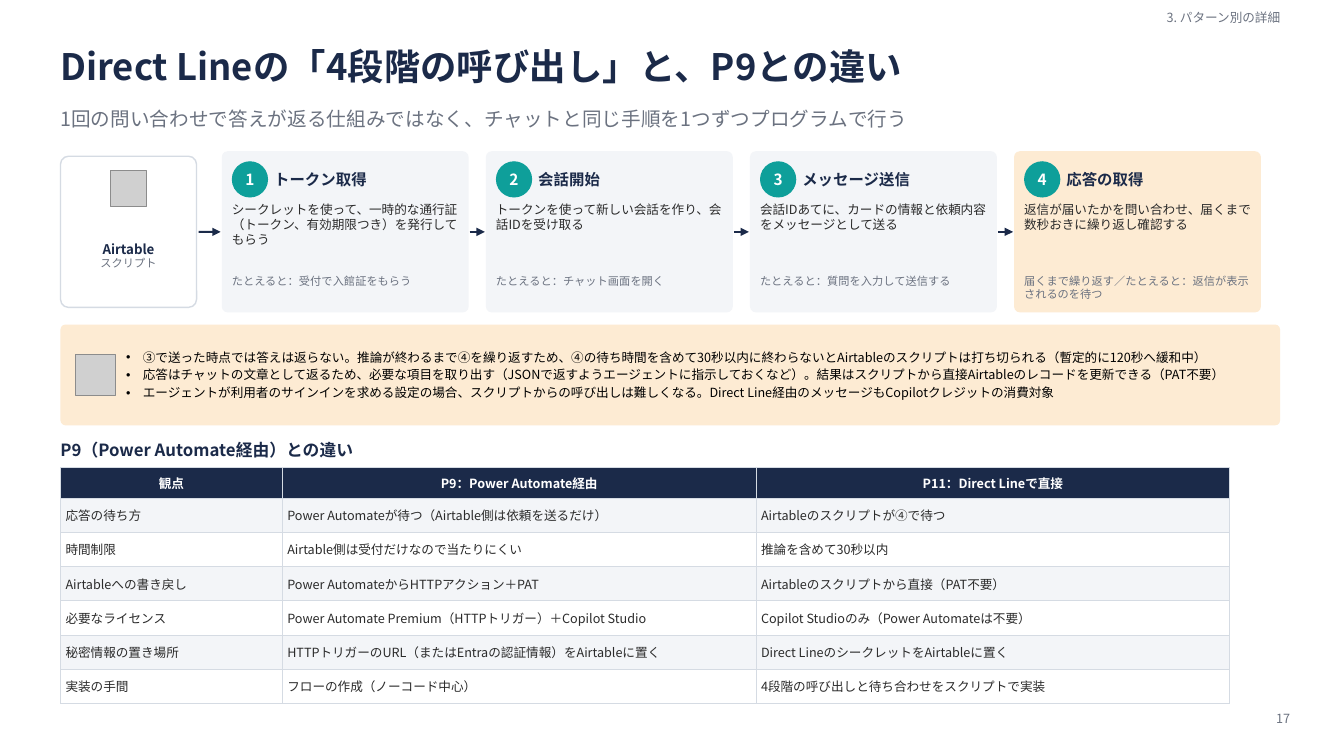
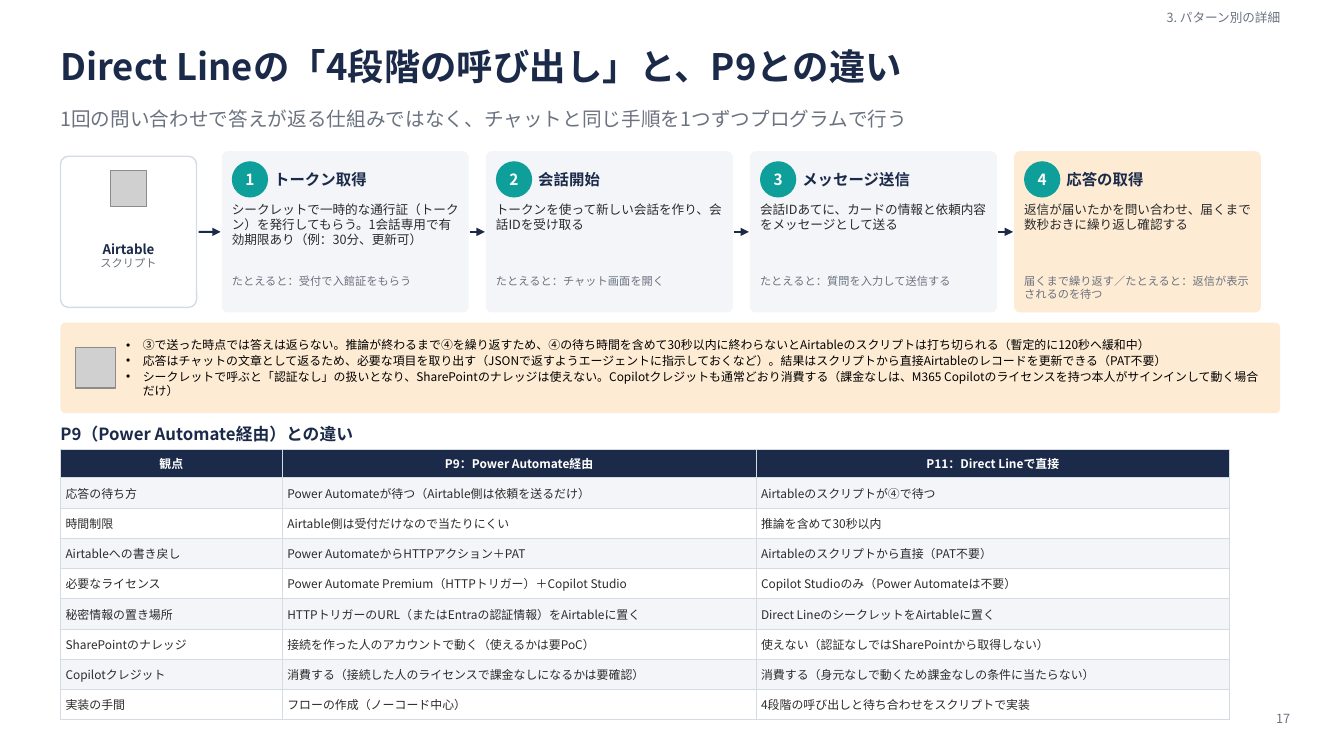
Before and after one commit to audeoinc/share, a slide deck: slide 17 of agent/docs/Airtable×Copilotエージェント連携方式の調査.pptx. Drawn at 1344x756 pixels with LibreOffice and Linux fonts; fonts in the diff are those of the drawing; grey boxes stand for pictures. Boxes give left, top, right and bottom in pixels: in the first picture for what was removed or moved away, otherwise in the second. Text is boxed around its words. In the diff, an @@ line names an element or a change of style, - is before the commit and + after.

```diff
--- a/agent/docs/Airtable×Copilotエージェント連携方式の調査.pptx
+++ b/agent/docs/Airtable×Copilotエージェント連携方式の調査.pptx
@@ text at [232, 203, 459, 245]: text changed @@
-シークレットを使って、一時的な通行証（トークン、有効期限つき）を発行してもらう
+シークレットで一時的な通行証（トークン）を発行してもらう。1会話専用で有効期限あり（例：30分、更新可）
@@ rounded rectangle: place and size @@
-rounded rectangle at [60, 325, 1280, 425]
+rounded rectangle at [60, 323, 1280, 413]
@@ rounded rectangle at [60, 323, 1280, 413]: proportions changed @@
@@ picture: place and size @@
-picture at [76, 355, 116, 395]
+picture at [76, 348, 116, 388]
@@ text at [143, 339, 1167, 366]: size 9 to 8.5 pt in "③で送った時点では答えは返らない。推論が終わるまで④を繰り返すため、④の待ち時間を含めて30秒以内に終わらないとAirt ...", "応答はチャットの文章として返るため、必要な項目を取り出す（JSONで返すようエージェントに指示しておくなど）。結果はスク ..."; less space between paragraphs @@
@@ text at [143, 371, 942, 680]: text changed; size 9 to 8.5 pt @@
-• エージェントが利用者のサインインを求める設定の場合、スクリプトからの呼び出しは難しくなる。Direct Line経由のメッセージもCopilotクレジットの消費対象
+• シークレットで呼ぶと「認証なし」の扱いとなり、SharePointのナレッジは使えない。Copilotクレジットも通常どおり消費する（課金なしは、M365 Copilotのライセンスを持つ本人がサインインして動く場合だけ）
@@ text "P9（Power Automate経由）との違い": place and size @@
-text "P9（Power Automate経由）との違い" at [60, 441, 353, 458]
+text "P9（Power Automate経由）との違い" at [60, 425, 353, 442]
@@ table at [60, 450, 1230, 714] @@
+row 7: SharePointのナレッジ | 接続を作った人のアカウントで動く（使えるかは要PoC） | 使えない（認証なしではSharePointから取得しない）
+row 8: Copilotクレジット | 消費する（接続した人のライセンスで課金なしになるかは要確認） | 消費する（身元なしで動くため課金なしの条件に当たらない）
@@ table: place and size @@
-table at [60, 468, 1230, 696]
+table at [60, 450, 1230, 714]
```
Also in this commit, not shown: 13 other slides changed, 2 other files.
